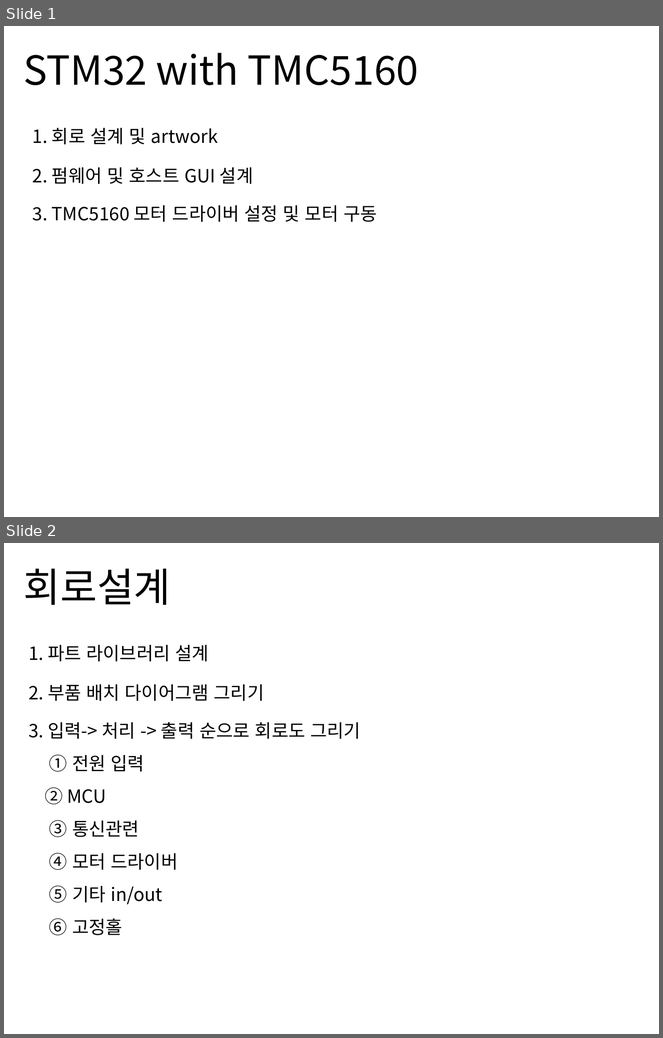
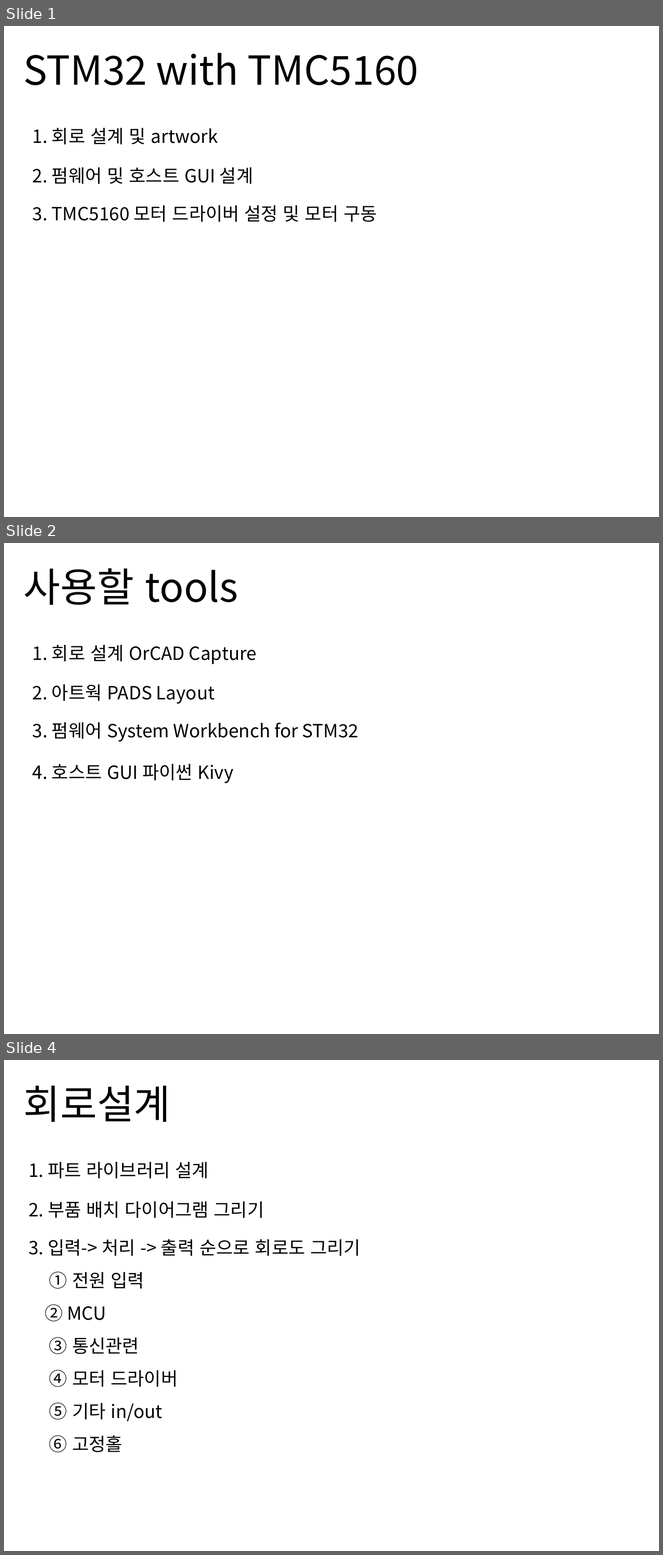
Before and after one commit to burei/project_temporary, a slide deck: Project_Temporary_Main.pptx. Shown one above the other, each under a label of ours: slides 1 and 2 before the commit, slides 1, 2 and 4 after it; the slides between them are not shown. The pictures are 663x1038 and 663x1555 pixels, drawn with LibreOffice and Linux fonts; fonts in the diff are those of the drawing. Boxes give left, top, right and bottom in pixels: in the first picture for what was removed or moved away, otherwise in the second. Text is boxed around its words. In the diff, an @@ line names an element or a change of style, - is before the commit and + after.

```diff
--- a/Project_Temporary_Main.pptx
+++ b/Project_Temporary_Main.pptx
@@ slide 2 added at box(4, 543, 659, 1034), background #FFFFFF @@
@@ title added at box(23, 568, 239, 605), 44 pt, text #000000 @@
+사용할 tools
@@ text added at box(33, 645, 257, 664), 20 pt, text #000000 @@
+1. 회로 설계 OrCAD Capture
@@ text added at box(33, 684, 215, 704), 20 pt, text #000000 @@
+2. 아트웍 PADS Layout
@@ text added at box(33, 722, 359, 742), 20 pt, text #000000 @@
+3. 펌웨어 System Workbench for STM32
@@ text added at box(33, 764, 234, 783), 20 pt, text #000000 @@
+4. 호스트 GUI 파이썬 Kivy
@@ what was slide 2 is now slide 4 @@
```
Also in this commit, not shown: 1 other slide added, 1 other file.
